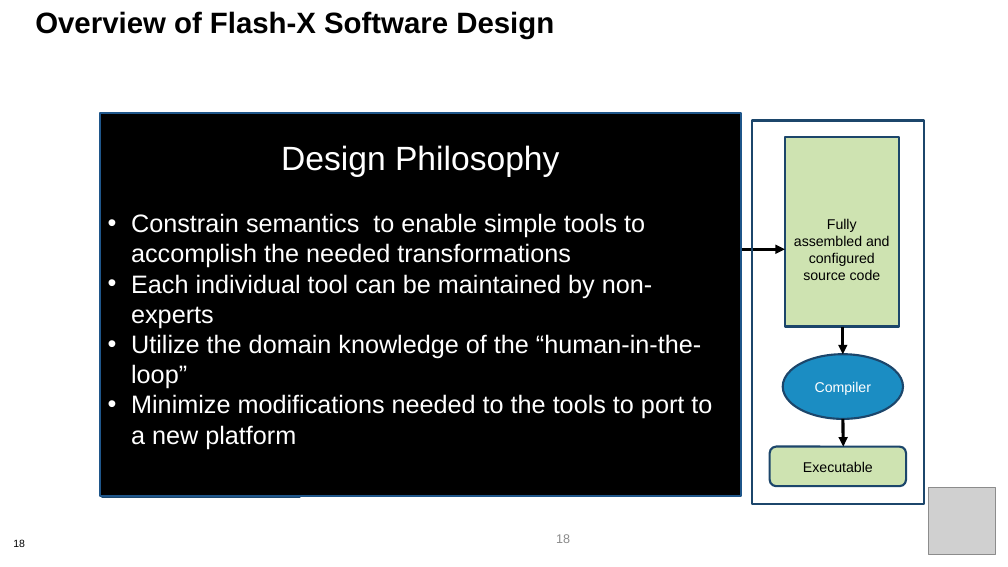
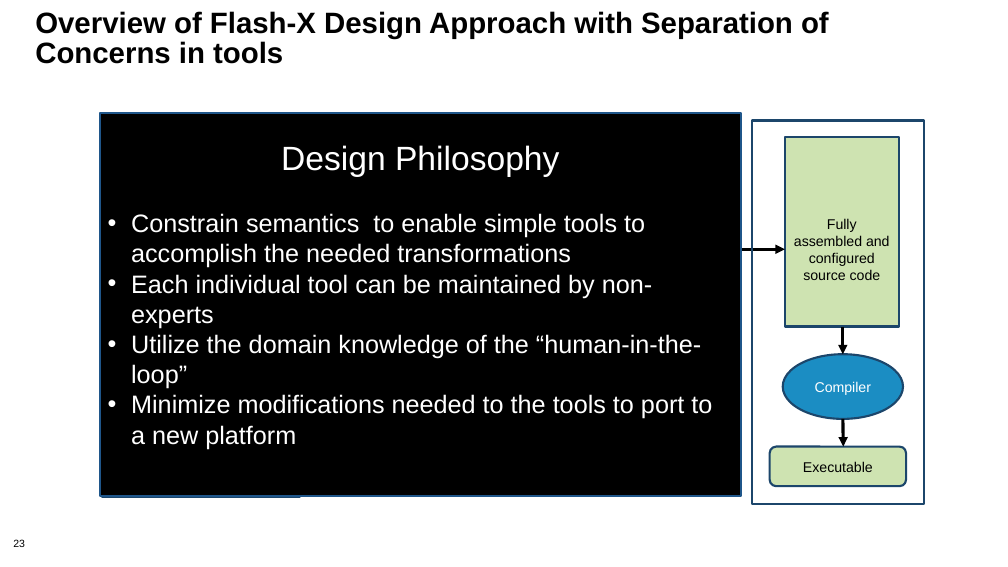
Before and after one commit to bssw-tutorial/presentations, a slide deck: slide 23 of design-a.pptx (slide 18 before the commit). Drawn at 1008x567 pixels with LibreOffice and Linux fonts; fonts in the diff are those of the drawing; grey boxes stand for pictures; background and template pictures are left out. Boxes give left, top, right and bottom in pixels: in the first picture for what was removed or moved away, otherwise in the second. Text is boxed around its words. In the diff, an @@ line names an element or a change of style, - is before the commit and + after.

```diff
--- a/design-a.pptx
+++ b/design-a.pptx
@@ title at (35, 11, 829, 64): text changed @@
-Overview of Flash-X Software Design
+Overview of Flash-X Design Approach with Separation of Concerns in tools
@@ picture removed at (928, 487, 995, 554) @@
@@ page number at (13, 539, 25, 547): text changed @@
-18
+23
@@ page number removed at (556, 534, 570, 543) @@
-18
```
Also in this commit, not shown: 4 other slides changed, 5 slides added, 1 other file.
